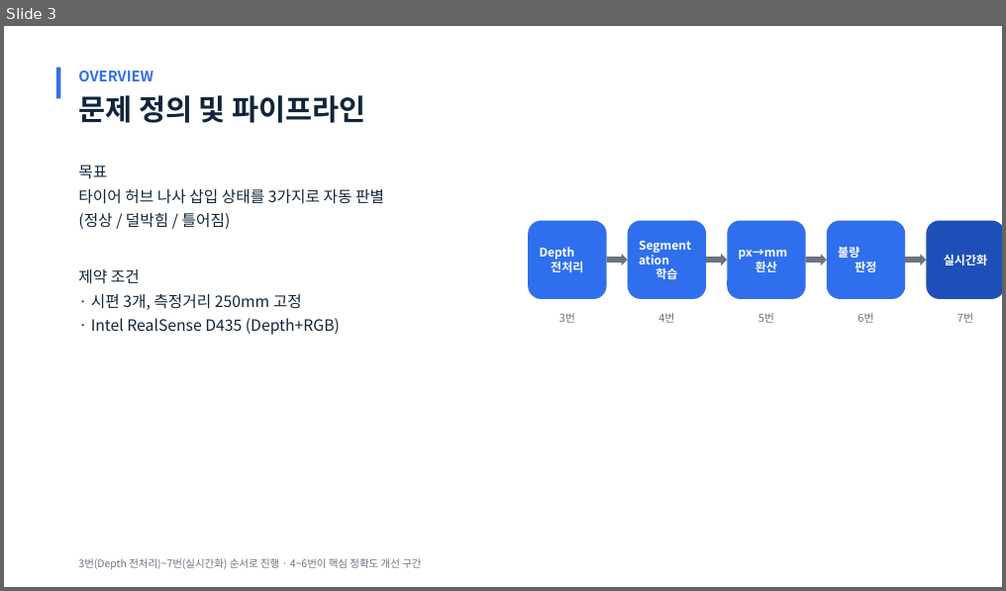
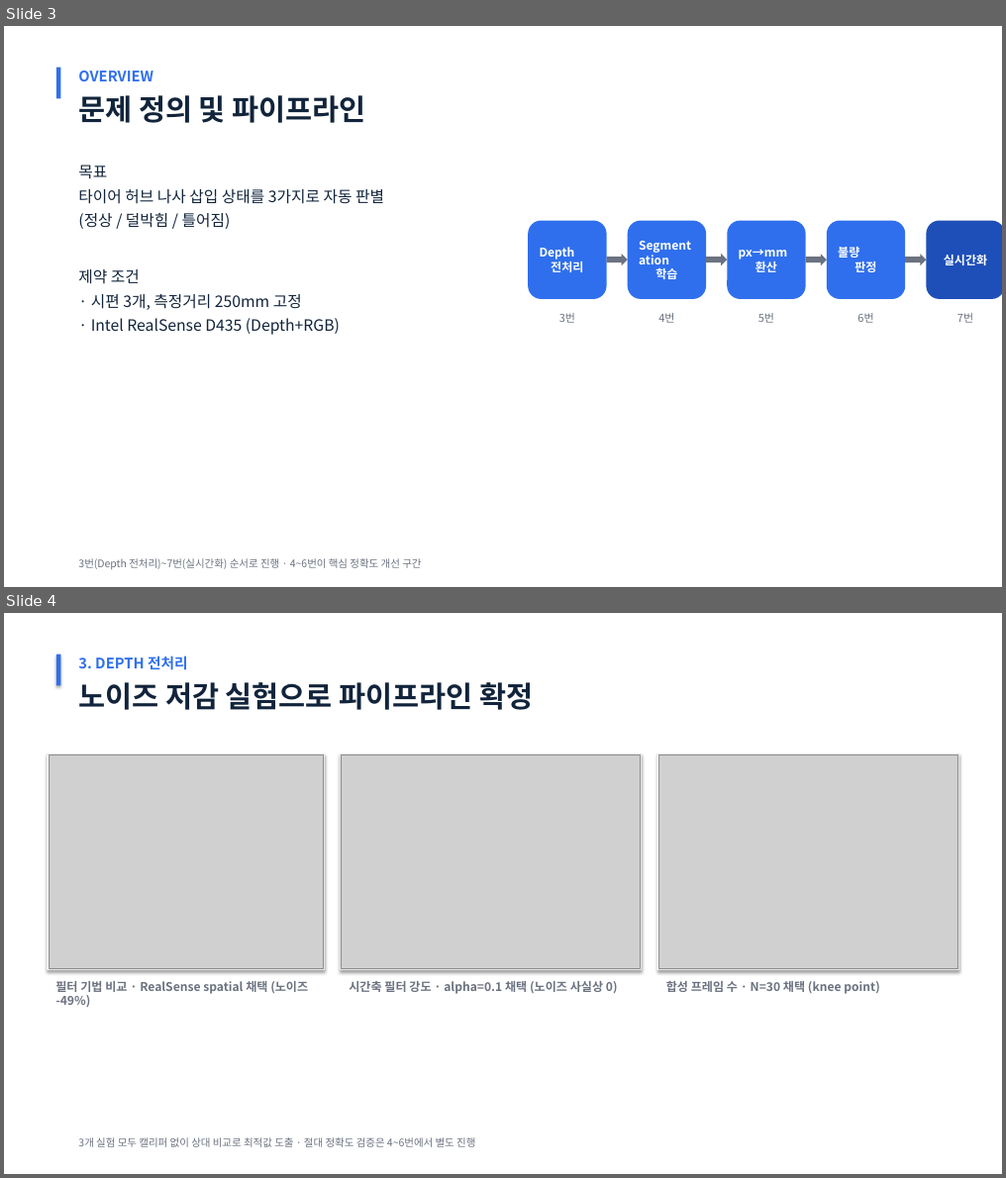
Before and after one commit to chaehyeok-Lee/camera_prac2, a slide deck: 나사_삽입_불량_검출_발표자료.pptx. Shown one above the other, each under a label of ours: slide 3 before the commit, slides 3 and 4 after it. The pictures are 1006x591 and 1006x1178 pixels, drawn with LibreOffice and Linux fonts; fonts in the diff are those of the drawing; grey boxes stand for pictures. Boxes give left, top, right and bottom in pixels: in the first picture for what was removed or moved away, otherwise in the second. Text is boxed around its words. In the diff, an @@ line names an element or a change of style, - is before the commit and + after.

```diff
--- a/나사_삽입_불량_검출_발표자료.pptx
+++ b/나사_삽입_불량_검출_발표자료.pptx
@@ slide 4 added at <box>4,613,1002,1174</box>, background #FFFFFF @@
@@ rectangle added at <box>56,655,60,685</box>, fill #2F6FED @@
@@ text added at <box>78,656,188,670</box>, 14 pt, text #2F6FED, bold @@
+3. DEPTH 전처리
@@ text added at <box>78,682,533,710</box>, 28 pt, text #11243B, bold @@
+노이즈 저감 실험으로 파이프라인 확정
@@ rectangle added at <box>47,754,324,970</box>, fill #FFFFFF, outline #E5E7EB 1 pt @@
@@ picture added at <box>49,756,322,968</box> @@
@@ rectangle added at <box>341,754,642,970</box>, fill #FFFFFF, outline #E5E7EB 1 pt @@
@@ picture added at <box>342,756,641,968</box> @@
@@ rectangle added at <box>657,754,959,970</box>, fill #FFFFFF, outline #E5E7EB 1 pt @@
@@ picture added at <box>659,756,957,968</box> @@
@@ text added at <box>55,981,308,1007</box>, 11.5 pt, text #6B7280, bold @@
+필터 기법 비교 · RealSense spatial 채택 (노이즈 -49%)
@@ text added at <box>349,981,618,994</box>, 11.5 pt, text #6B7280, bold @@
+시간축 필터 강도 · alpha=0.1 채택 (노이즈 사실상 0)
@@ text added at <box>666,981,879,994</box>, 11.5 pt, text #6B7280, bold @@
+합성 프레임 수 · N=30 채택 (knee point)
@@ text added at <box>78,1138,475,1148</box>, 10 pt, text #6B7280 @@
+3개 실험 모두 캘리퍼 없이 상대 비교로 최적값 도출 · 절대 정확도 검증은 4~6번에서 별도 진행
```
Also in this commit, not shown: 1 slide changed.
